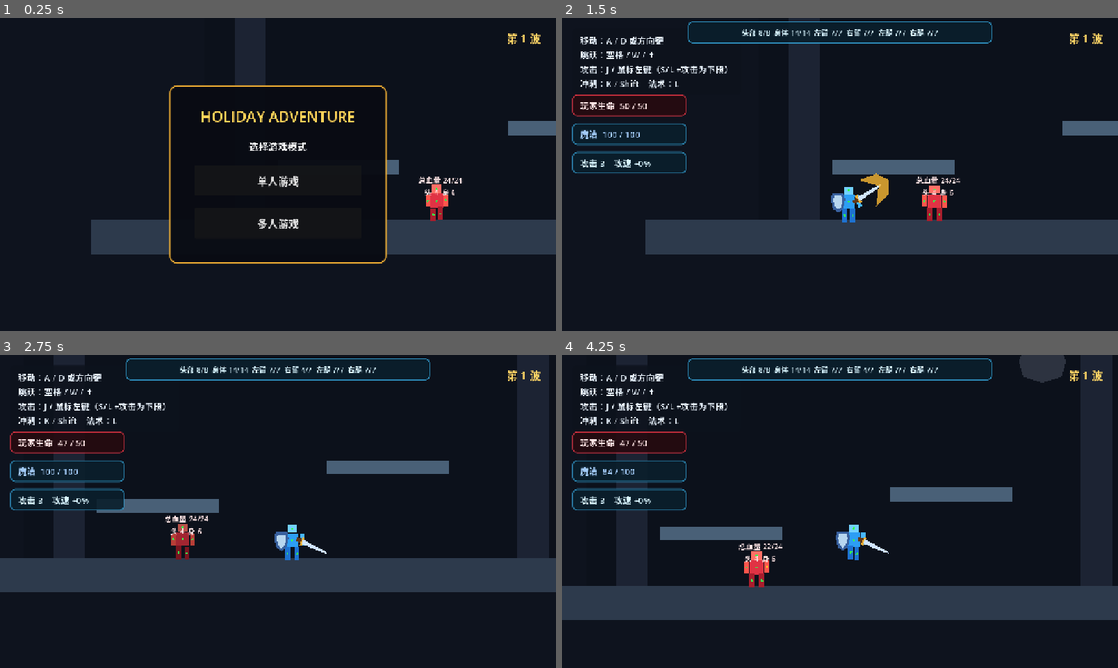
Above: before the commit, frames 1-4 (two rows, left to right).
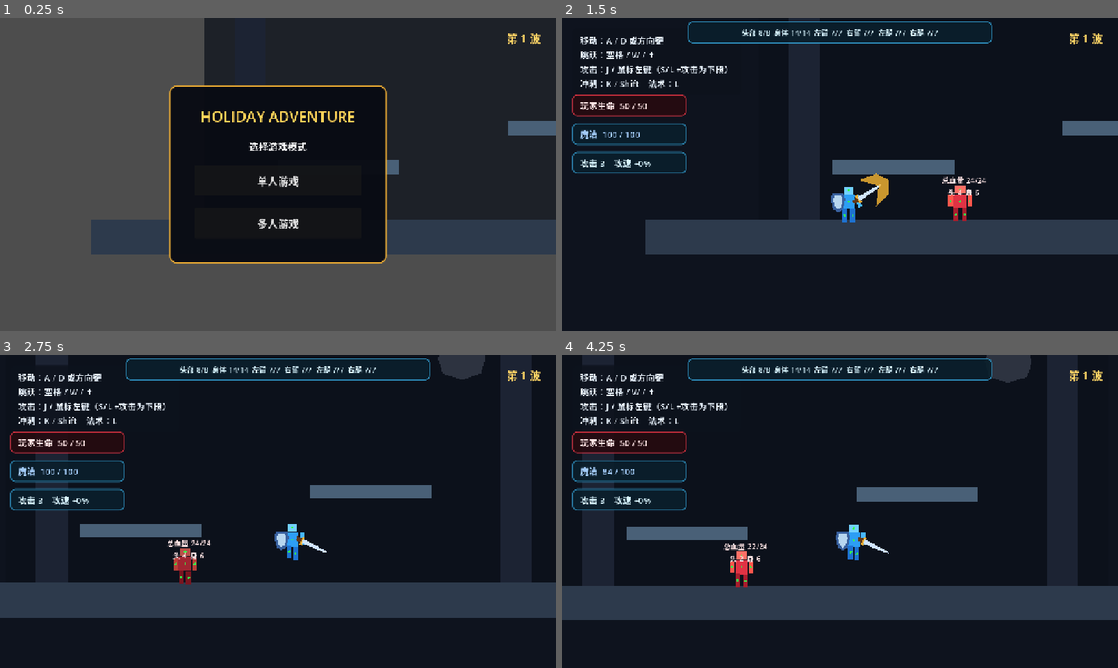
Above: after the commit, the same moments.

Repository: gaoyiyankami/holidaygame
Game: Godot game, scene res://scenes/main/main.tscn
Same seed, same stepped clock (60 frames per second), same inputs: the game is played once before the commit and once after it.
Inputs:
- Up to frame 1 (0.25 s): no input
- Up to frame 2 (1.5 s): click "单人游戏" at 0.5 s; hold D (move_right) from 1.28 s (still down); tap J (attack) at 1.35 s
- Up to frame 3 (2.75 s): keep holding D (move_right); tap Space (jump) at 1.52, 2.27 s; tap K (dash) at 2.1 s
- Up to frame 4 (4.25 s): release D (move_right) at 2.78 s; hold A (move_left) 2.78-3.53 s; tap L (spell) at 2.85 s; hold D (move_right) from 3.53 s (still down); tap J (attack) at 3.6 s; tap Space (jump) at 3.77 s

The runs differ from the first frame. In frame 1, 47% of the frame differs, in the area x 0-100%, y 0-100%; in frame 2, 0.8%; in frame 3, 21%; in frame 4, 2.6%.

Commit message:
Fix regeneration progress and defer world spawning

Diff:
--- a/scenes/main/main.tscn
+++ b/scenes/main/main.tscn
@@ -275,11 +275,8 @@
 [node name="Player" parent="." instance=ExtResource("1_player")]
 position = Vector2(170, 610)
 
-[node name="TrainingDummy" parent="." instance=ExtResource("2_enemy")]
+[node name="EnemySpawn" type="Marker2D" parent="."]
 position = Vector2(560, 602)
-
-[node name="EnemySpawn" type="Marker2D" parent="."]
-position = Vector2(1040, 602)
 
 [node name="UI" type="CanvasLayer" parent="."]
 process_mode = 3
--- a/scripts/main/main.gd
+++ b/scripts/main/main.gd
@@ -107,8 +107,6 @@
 	_on_player_stats_changed(_player.attack_damage, _player.get_attack_speed_bonus())
 	_update_wave_label()
 
-	_current_enemy = $TrainingDummy as TrainingDummy
-	_connect_enemy(_current_enemy)
 	_player.set_controls_enabled(false)
 	_network_panel.visible = false
 	_set_game_active(false)
@@ -123,6 +121,8 @@
 	_start_menu.visible = false
 	_network_panel.visible = false
 	_set_game_active(true)
+	if not is_instance_valid(_current_enemy):
+		_spawn_next_enemy()
 
 
 func _show_multiplayer_menu() -> void:
@@ -138,6 +138,7 @@
 
 
 func _set_game_active(active: bool) -> void:
+	$BackgroundLayer.visible = active
 	for child in get_children():
 		if child is CanvasItem and child != $UI and child not in [$HallMap, $PvPMap]:
 			(child as CanvasItem).visible = active
@@ -598,6 +599,7 @@
 
 func _spawn_next_enemy() -> void:
 	var enemy := ENEMY_SCENE.instantiate() as TrainingDummy
+	enemy.name = "TrainingDummy"
 	enemy.max_health = 5 + _wave
 	enemy.move_speed = 105.0 + (_wave - 1) * 7.0
 	enemy.attack_cooldown = maxf(0.55, 1.0 - (_wave - 1) * 0.04)
--- a/scripts/player/player.gd
+++ b/scripts/player/player.gd
@@ -874,7 +874,6 @@
 	_dash_timer = 0.0
 	_slash_visual.visible = false
 	_dash_visual.visible = false
-	_health_regen_timer = 0.0
 
 	var knockback_direction := signf(global_position.x - source_position.x)
 	if is_zero_approx(knockback_direction):
--- a/tests/network_host_test.gd
+++ b/tests/network_host_test.gd
@@ -7,6 +7,10 @@
 	var menu_visible: bool = main.get_node("UI/StartMenu").visible
 	var port_available := int(main.get_node("UI/NetworkPanel/VBox/PortRow/PortInput").value) == 7000
 	var world_hidden_before_start: bool = not main.get_node("Player").visible
+	var no_world_on_menu: bool = not main.get_node("BackgroundLayer").visible \
+		and not main.get_node("HallMap").visible \
+		and not main.get_node("PvPMap").visible \
+		and main.get_node_or_null("TrainingDummy") == null
 	main.call("_show_multiplayer_menu")
 	var separate_network_page: bool = not main.get_node("UI/StartMenu").visible \
 		and main.get_node("UI/NetworkPanel").visible \
@@ -16,7 +20,7 @@
 	var peer_ready := multiplayer.has_multiplayer_peer() and multiplayer.is_server()
 	var player_ready := main.has_node("Player_1")
 	var pvp_map_ready: bool = main.get_node("PvPMap").visible \
-		and not main.get_node("TrainingDummy").visible
+		and main.get_node_or_null("TrainingDummy") == null
 	var map_selector_ready: bool = main.get_node(
 		"UI/NetworkPanel/VBox/MapRow/MapSelect"
 	).item_count == 2
@@ -146,8 +150,9 @@
 	var eight_kills_wins := main.is_pvp_round_ending() \
 		and host_player.get_node("KingLabel").visible
 	var world_visible_after_start: bool = main.get_node("Player_1").visible
-	print("Network host test: menu=%s port=%s hidden=%s page=%s peer=%s player=%s map=%s selector=%s large=%s hall_off=%s arena_on=%s no_traps=%s top=%s visible=%s damage=%s green=%s red=%s magic_guard=%s perfect=%s clash=%s reject=%s limb=%s effect=%s upgrade=%s reset=%s win=%s" % [
+	print("Network host test: menu=%s clean_menu=%s port=%s hidden=%s page=%s peer=%s player=%s map=%s selector=%s large=%s hall_off=%s arena_on=%s no_traps=%s top=%s visible=%s damage=%s green=%s red=%s magic_guard=%s perfect=%s clash=%s reject=%s limb=%s effect=%s upgrade=%s reset=%s win=%s" % [
 		menu_visible,
+		no_world_on_menu,
 		port_available,
 		world_hidden_before_start,
 		separate_network_page,
@@ -176,7 +181,8 @@
 		eight_kills_wins,
 	])
 	multiplayer.multiplayer_peer = null
-	get_tree().quit(0 if menu_visible and port_available and world_hidden_before_start \
+	get_tree().quit(0 if menu_visible and no_world_on_menu \
+		and port_available and world_hidden_before_start \
 		and separate_network_page and peer_ready and player_ready and pvp_map_ready \
 		and map_selector_ready and arena_is_large and hall_hidden_in_arena \
 		and hall_collisions_disabled and arena_collisions_enabled \
